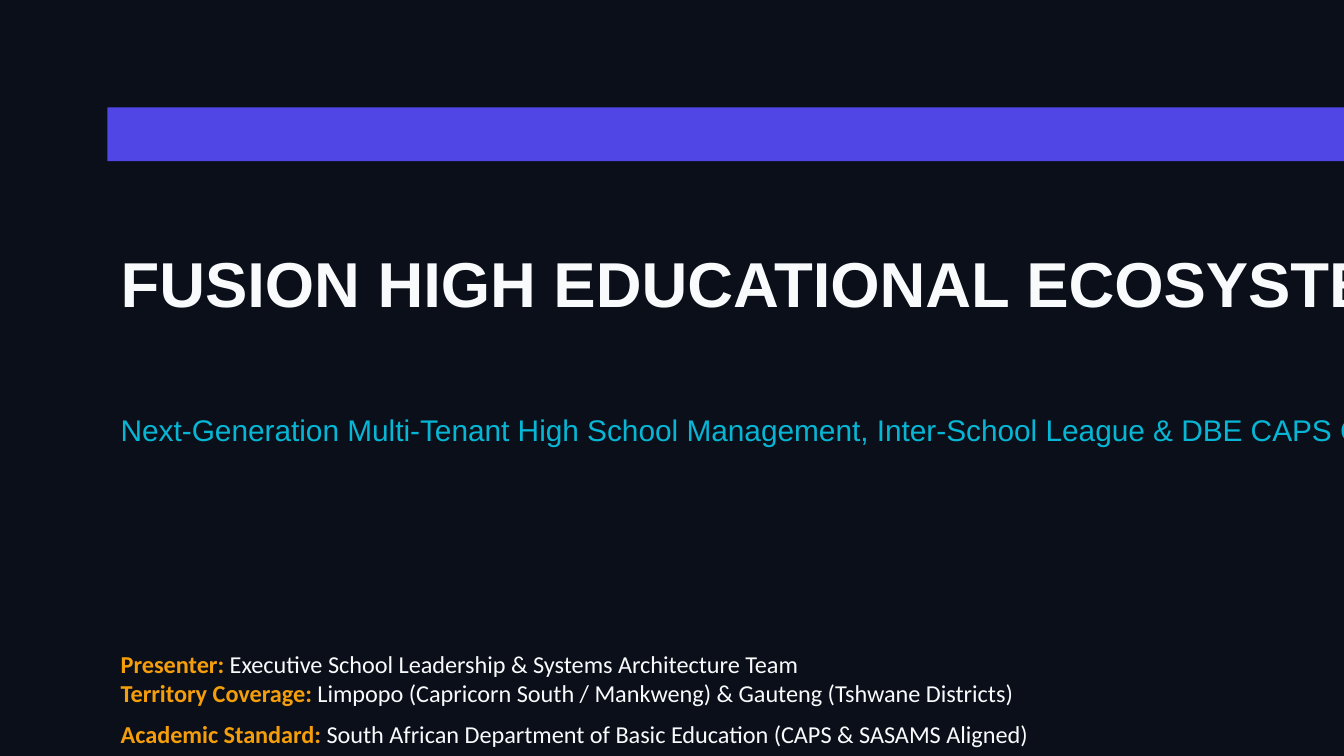
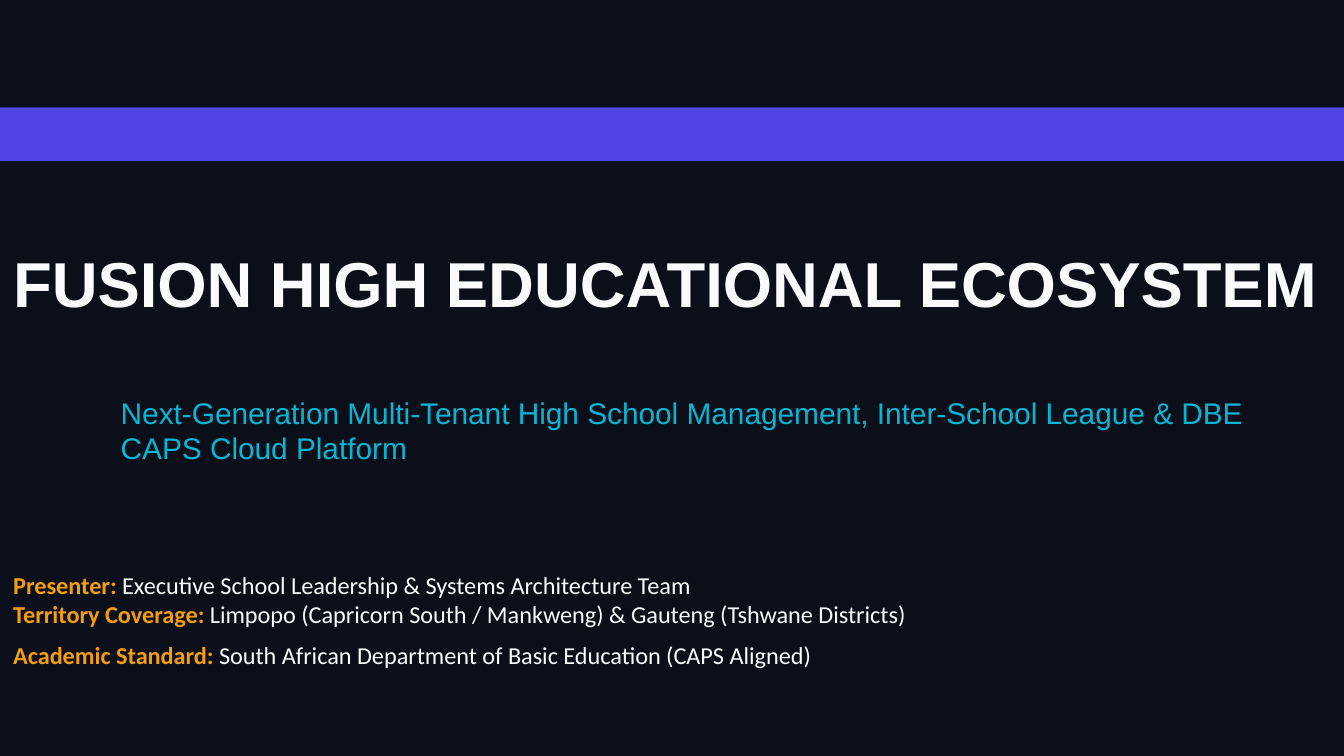
Before and after one commit to Tshepho5/fusion_high_app, a slide deck: slide 1 of FUSION_HIGH_SYSTEM_PRESENTATION.pptx. Drawn at 1344x756 pixels with LibreOffice and Linux fonts; fonts in the diff are those of the drawing. Boxes give left, top, right and bottom in pixels: in the first picture for what was removed or moved away, otherwise in the second. Text is boxed around its words. In the diff, an @@ line names an element or a change of style, - is before the commit and + after.

```diff
--- a/FUSION_HIGH_SYSTEM_PRESENTATION.pptx
+++ b/FUSION_HIGH_SYSTEM_PRESENTATION.pptx
@@ rectangle: place and size @@
-rectangle at bbox=[108, 108, 1344, 161]
+rectangle at bbox=[0, 108, 1344, 161]
@@ text "FUSION HIGH EDUCATIONAL ECOSYSTEM" rewrapped from bbox=[121, 262, 1009, 308] to bbox=[13, 262, 1317, 308] @@
@@ text "Next-Generation Multi-Tenant High School Management, ..." rewrapped from bbox=[121, 419, 1332, 447] to bbox=[121, 402, 1242, 460] @@
@@ text at bbox=[13, 577, 905, 668]: text changed @@
-Presenter: Executive School Leadership & Systems Architecture Team
-Territory Coverage: Limpopo (Capricorn South / Mankweng) & Gauteng (Tshwane Districts)
-Academic Standard: South African Department of Basic Education (CAPS & SASAMS Aligned)
+Presenter: Executive School Leadership & Systems Architecture Team
+Territory Coverage: Limpopo (Capricorn South / Mankweng) & Gauteng (Tshwane Districts)
+Academic Standard: South African Department of Basic Education (CAPS Aligned)
```
Also in this commit, not shown: 3 other slides changed, 3 other files.
